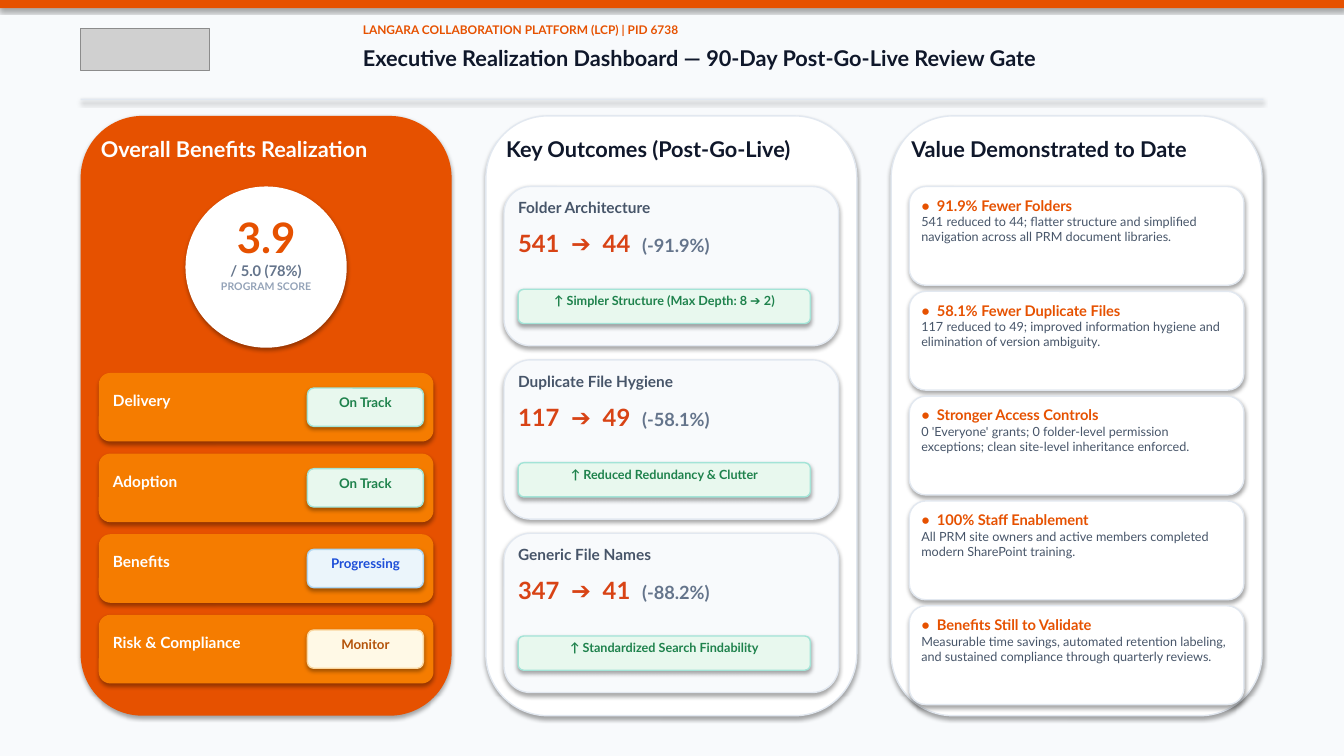
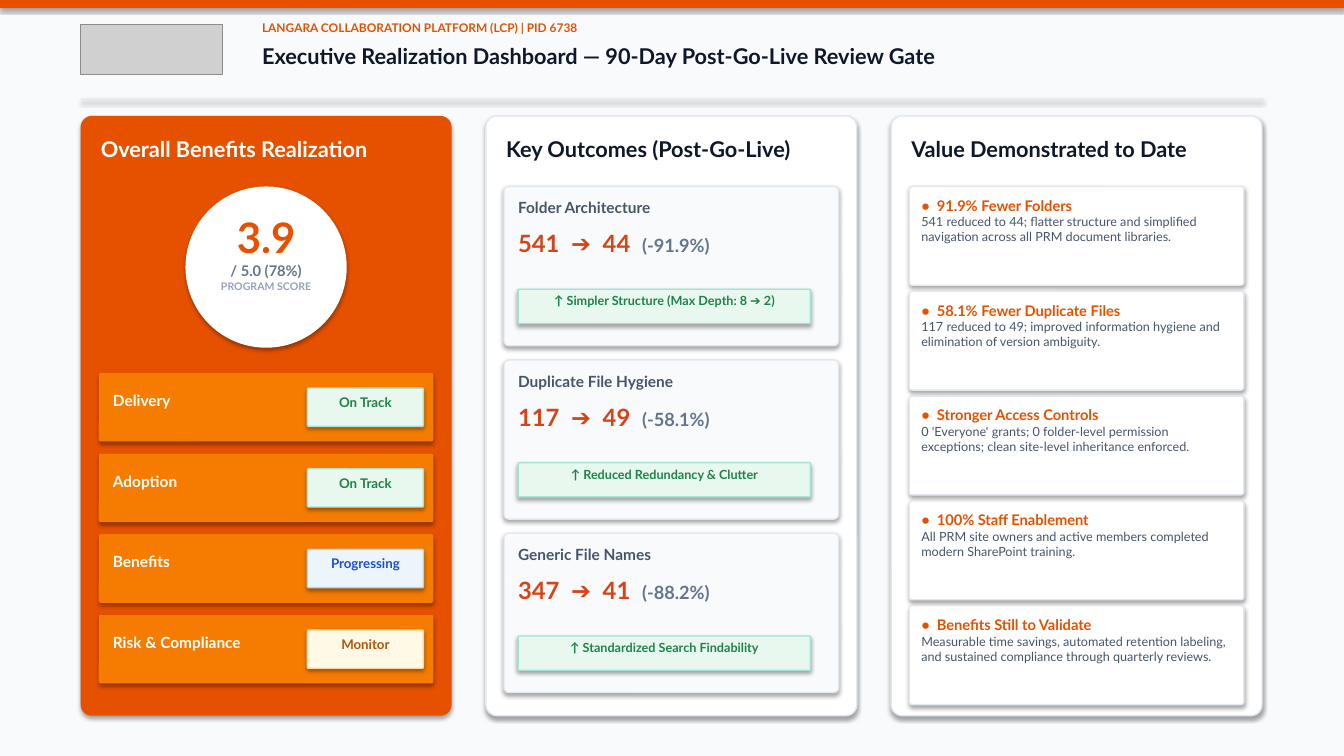
Before and after one commit to D2D99/talent-by-design, a slide deck: slide 2 of public/Langara_PRM_Executive_Scorecard.pptx. Drawn at 1344x756 pixels with LibreOffice and Linux fonts; fonts in the diff are those of the drawing; grey boxes stand for pictures. Boxes give left, top, right and bottom in pixels: in the first picture for what was removed or moved away, otherwise in the second. Text is boxed around its words. In the diff, an @@ line names an element or a change of style, - is before the commit and + after.

```diff
--- a/public/Langara_PRM_Executive_Scorecard.pptx
+++ b/public/Langara_PRM_Executive_Scorecard.pptx
@@ picture resized from (x1=81, y1=28, x2=210, y2=71) to (x1=81, y1=24, x2=223, y2=75) @@
@@ text "LANGARA COLLABORATION PLATFORM (LCP) | ..." moved from (x1=363, y1=25, x2=679, y2=36) to (x1=262, y1=23, x2=578, y2=34) @@
@@ text "Executive Realization Dashboard — 90-Day ..." moved from (x1=363, y1=50, x2=1036, y2=70) to (x1=262, y1=48, x2=935, y2=68) @@
@@ proportions changed in 22 elements at (x1=81, y1=116, x2=452, y2=716), (x1=99, y1=373, x2=434, y2=442), (x1=308, y1=388, x2=423, y2=426), (x1=99, y1=454, x2=434, y2=522), (x1=308, y1=469, x2=423, y2=507), (x1=99, y1=534, x2=434, y2=603), (x1=308, y1=549, x2=423, y2=588), (x1=99, y1=615, x2=434, y2=684), (x1=308, y1=630, x2=423, y2=668), (x1=486, y1=116, x2=857, y2=716), (x1=504, y1=187, x2=839, y2=346), (x1=518, y1=289, x2=811, y2=324), (x1=504, y1=360, x2=839, y2=519), (x1=518, y1=463, x2=811, y2=497), (x1=504, y1=533, x2=839, y2=693), (x1=518, y1=636, x2=811, y2=670), (x1=891, y1=116, x2=1262, y2=716), (x1=909, y1=187, x2=1244, y2=285), (x1=909, y1=291, x2=1244, y2=390), (x1=909, y1=396, x2=1244, y2=495), (x1=909, y1=501, x2=1244, y2=600), (x1=909, y1=606, x2=1244, y2=705) @@
```
Also in this commit, not shown: 5 other slides changed, 5 other files.
